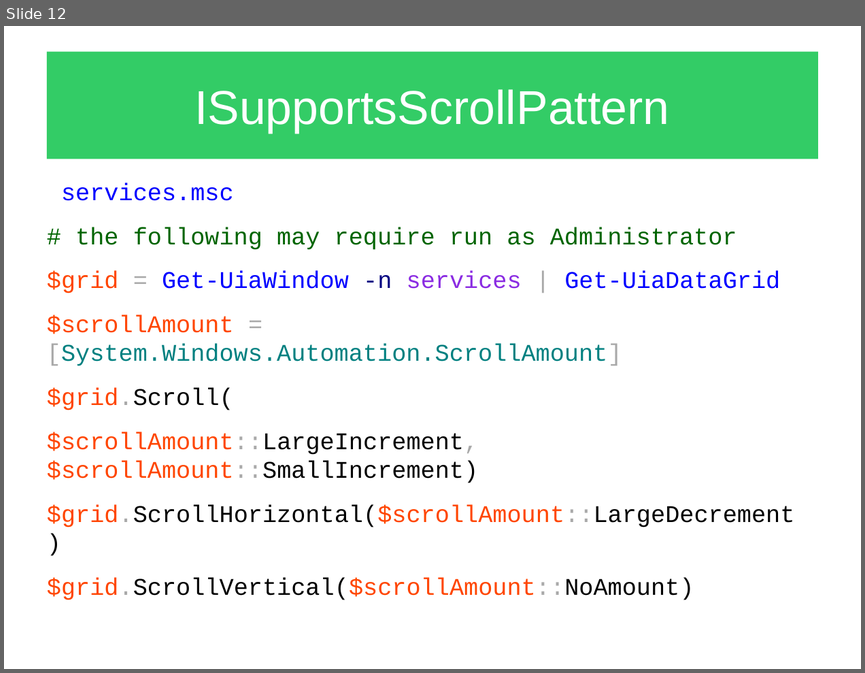
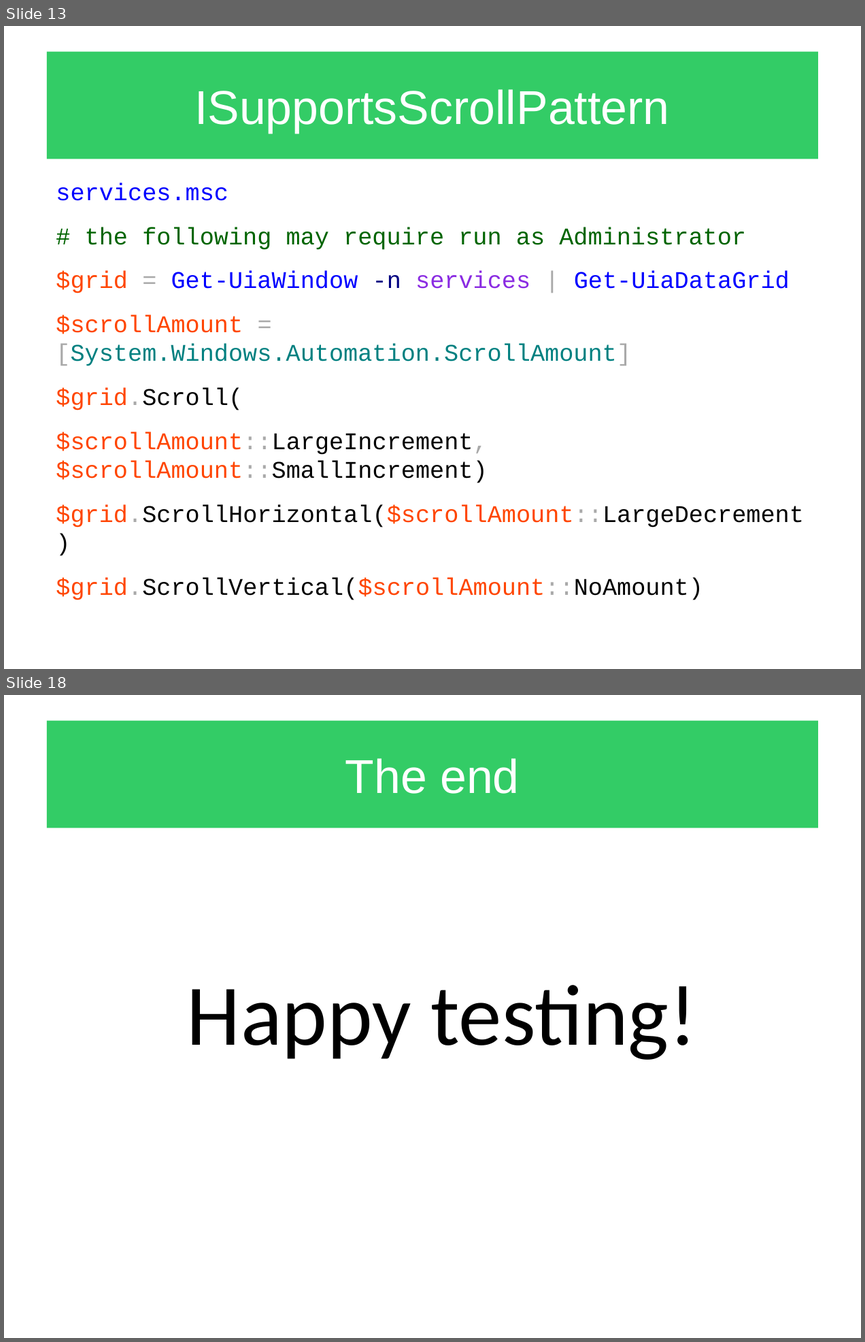
Before and after one commit to apetrovskiy/STUPS, a slide deck: samples/UIAutomation/Presentations/UIAutomation_elements_object_model_part_01.odp. Shown one above the other, each under a label of ours: slide 12 before the commit, slides 13 and 18 after it; the slides between them are not shown. The pictures are 865x673 and 865x1342 pixels, drawn with LibreOffice and Linux fonts; fonts in the diff are those of the drawing. Boxes give left, top, right and bottom in pixels: in the first picture for what was removed or moved away, otherwise in the second. Text is boxed around its words. In the diff, an @@ line names an element or a change of style, - is before the commit and + after.

```diff
--- a/samples/UIAutomation/Presentations/UIAutomation_elements_object_model_part_01.odp
+++ b/samples/UIAutomation/Presentations/UIAutomation_elements_object_model_part_01.odp
@@ slide 18 added at [4,695,861,1338], background #FFFFFF @@
@@ title added at [47,721,818,828], fill #33CC66, 44 pt, text #FFFFFF @@
+The end
@@ text added at [187,985,697,1059], 80 pt, text #000000 @@
+Happy testing!
@@ what was slide 12 is now slide 13 @@
@@ slide 13 changed as well @@
@@ text "services.msc": place and size @@
-text "services.msc" at [47,183,795,600]
+text "services.msc" at [56,183,804,600]
```
Also in this commit, not shown: 11 other slides changed, 5 other slides added, 4 slides removed, 1 other file.
